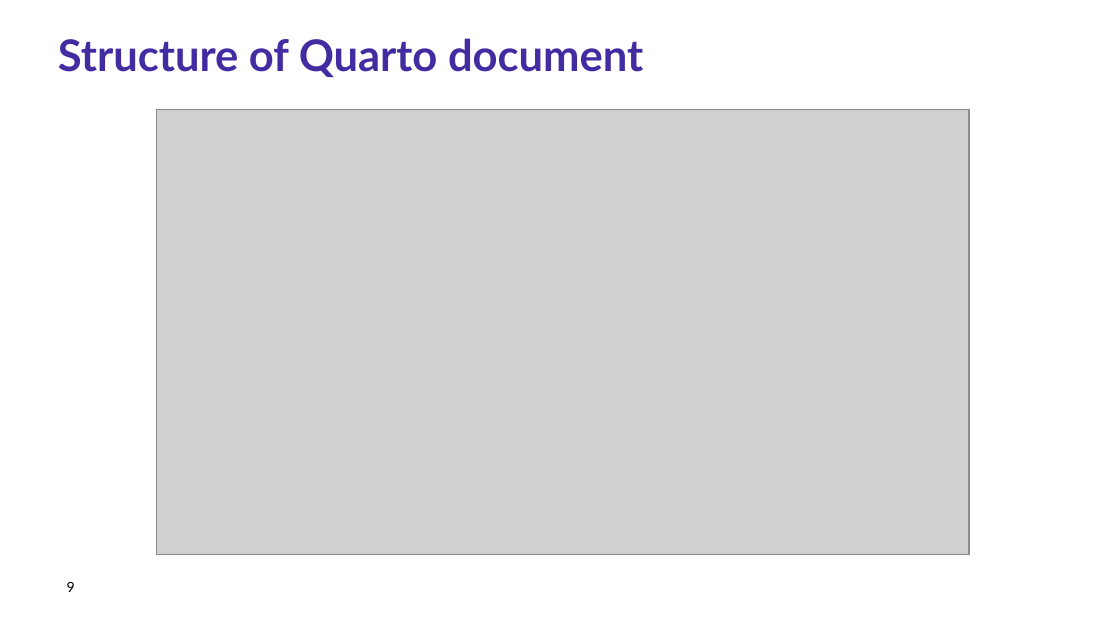
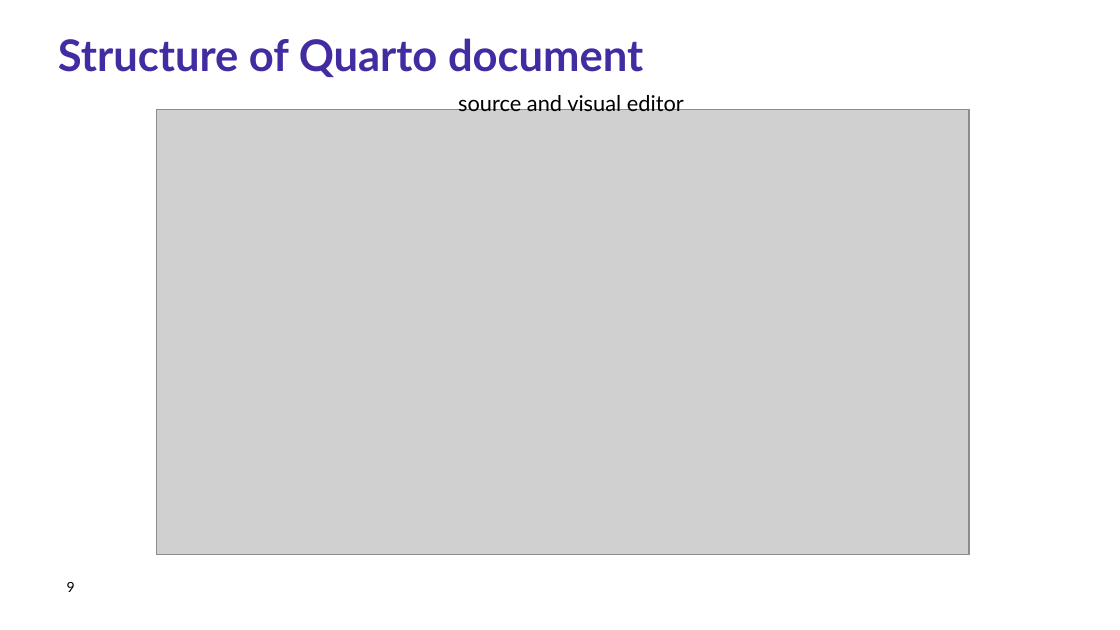
Before and after one commit to Research-IT-Swiss-TPH/quarto-workshop-2026, a slide deck: slide 9 of slides/lecture.pptx. Drawn at 1120x630 pixels with LibreOffice and Linux fonts; fonts in the diff are those of the drawing; grey boxes stand for pictures; background and template pictures are left out. Boxes give left, top, right and bottom in pixels: in the first picture for what was removed or moved away, otherwise in the second. Text is boxed around its words. In the diff, an @@ line names an element or a change of style, - is before the commit and + after.

```diff
--- a/slides/lecture.pptx
+++ b/slides/lecture.pptx
@@ text added at [458,92,684,112], 14 pt, text #000000 @@
+source and visual editor
```
Also in this commit, not shown: 5 other slides changed, 2 slides added.
